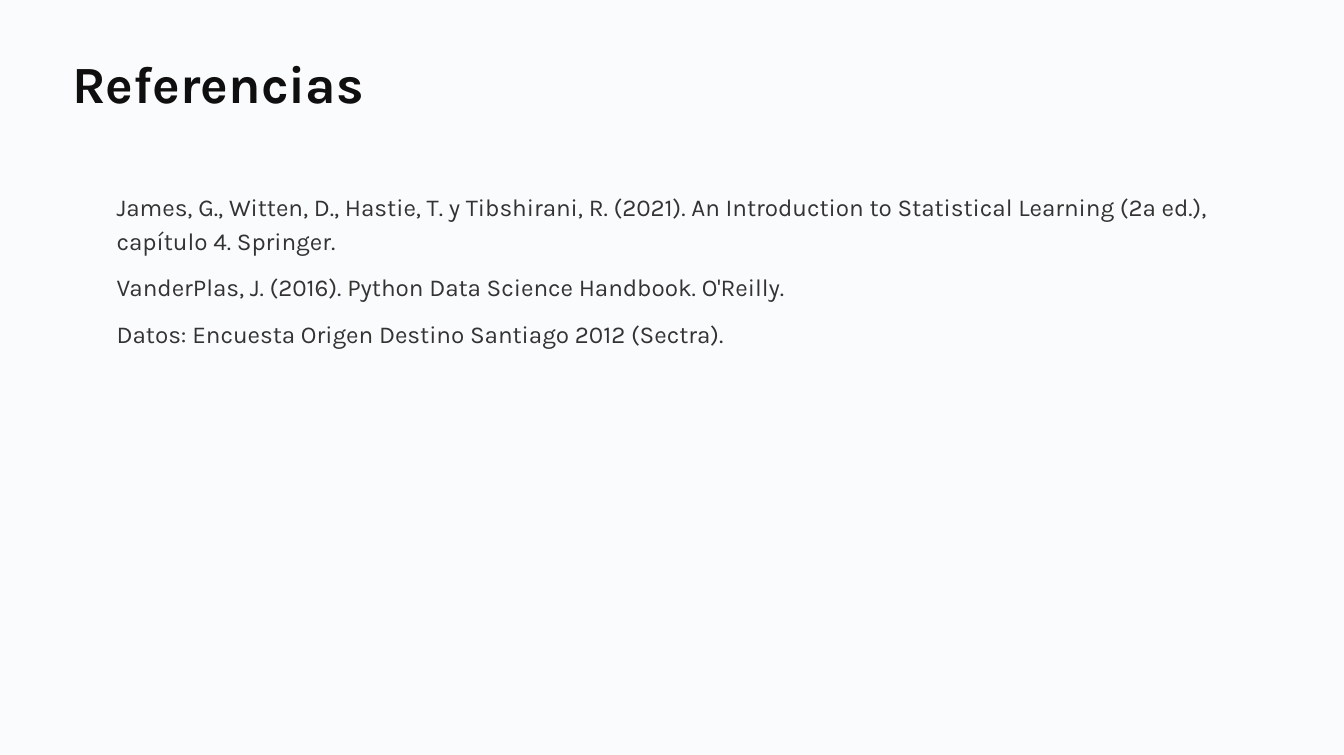
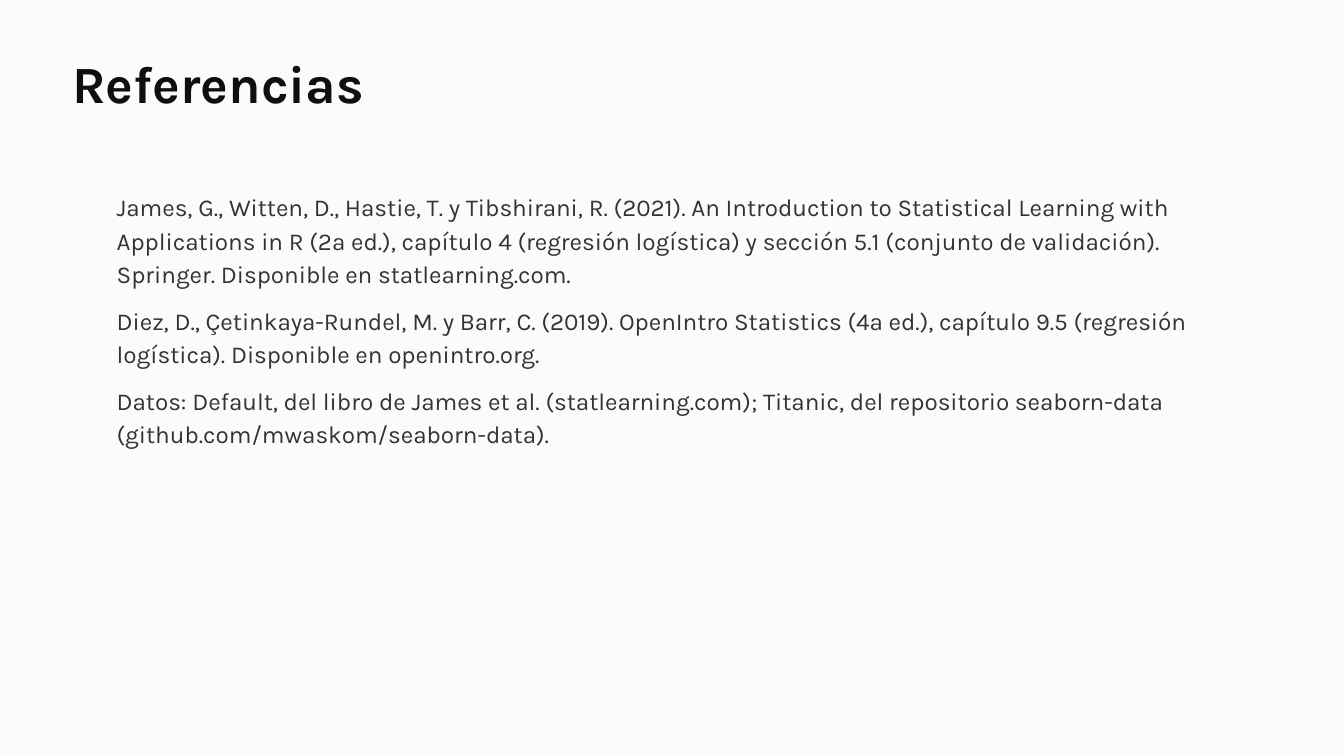
Before and after one commit to daniopitz/diplomado-cdd, a slide deck: slide 38 of presentaciones/clase06_regresion_logistica.pptx (slide 11 before the commit). Drawn at 1344x755 pixels with LibreOffice and Linux fonts; fonts in the diff are those of the drawing. Boxes give left, top, right and bottom in pixels: in the first picture for what was removed or moved away, otherwise in the second. Text is boxed around its words. In the diff, an @@ line names an element or a change of style, - is before the commit and + after.

```diff
--- a/presentaciones/clase06_regresion_logistica.pptx
+++ b/presentaciones/clase06_regresion_logistica.pptx
@@ text at (117, 198, 1186, 449): text changed @@
-James, G., Witten, D., Hastie, T. y Tibshirani, R. (2021). An Introduction to Statistical Learning (2a ed.), capítulo 4. Springer.
-VanderPlas, J. (2016). Python Data Science Handbook. O'Reilly.
-Datos: Encuesta Origen Destino Santiago 2012 (Sectra).
+James, G., Witten, D., Hastie, T. y Tibshirani, R. (2021). An Introduction to Statistical Learning with Applications in R (2a ed.), capítulo 4 (regresión logística) y sección 5.1 (conjunto de validación). Springer. Disponible en statlearning.com.
+Diez, D., Çetinkaya-Rundel, M. y Barr, C. (2019). OpenIntro Statistics (4a ed.), capítulo 9.5 (regresión logística). Disponible en openintro.org.
+Datos: Default, del libro de James et al. (statlearning.com); Titanic, del repositorio seaborn-data (github.com/mwaskom/seaborn-data).
```
Also in this commit, not shown: 5 other slides changed, 32 slides added, 5 slides removed, 7 other files.
